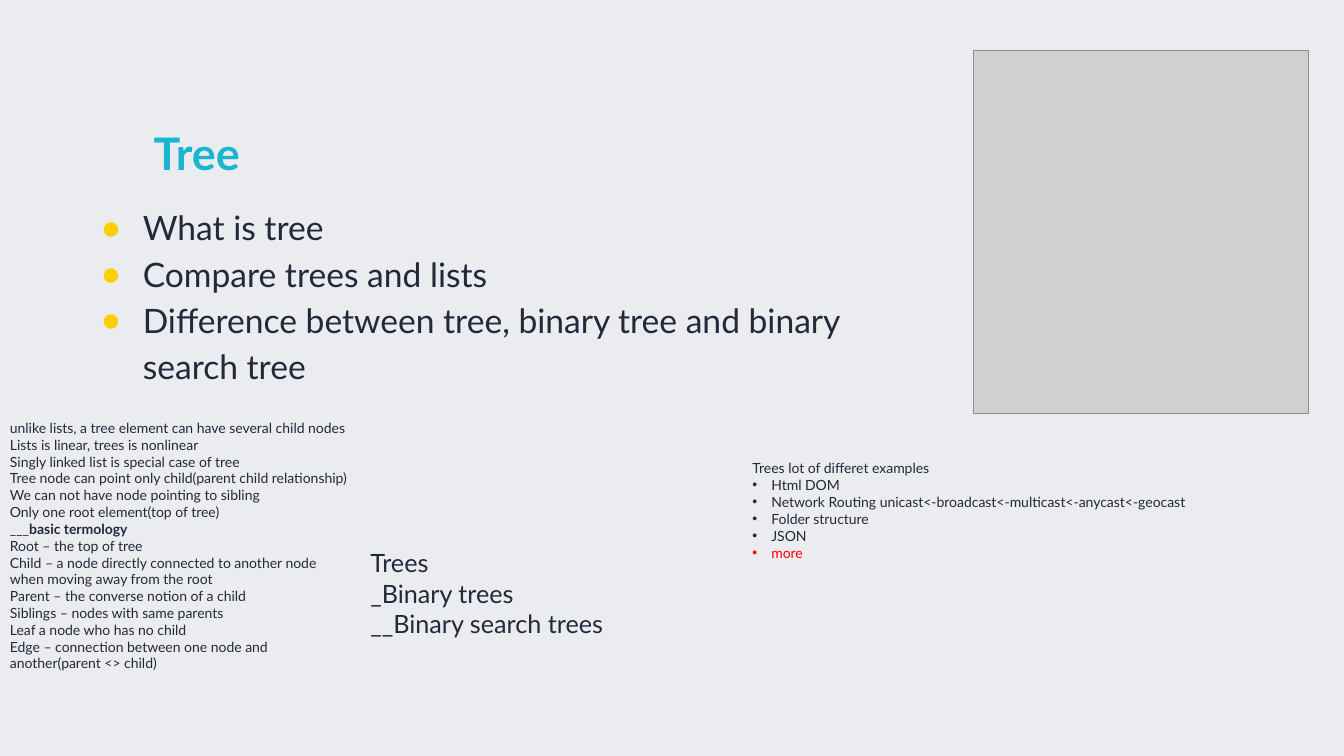
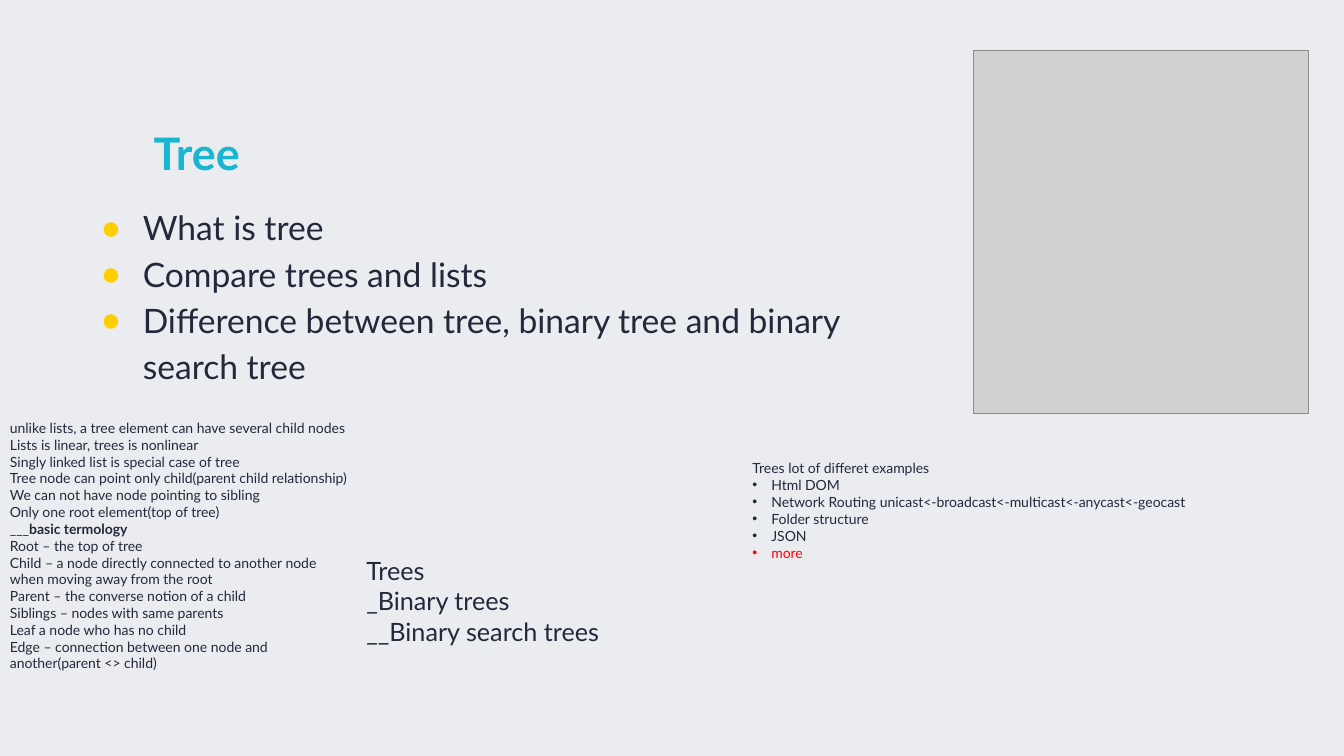
Before and after one commit to TigranVardanyan/Algorithms-and-Data-structures, a slide deck: slide 17 of ds&a.pptx (slide 16 before the commit). Drawn at 1344x756 pixels with LibreOffice and Linux fonts; fonts in the diff are those of the drawing; grey boxes stand for pictures. Boxes give left, top, right and bottom in pixels: in the first picture for what was removed or moved away, otherwise in the second. Text is boxed around its words. In the diff, an @@ line names an element or a change of style, - is before the commit and + after.

```diff
--- a/ds&a.pptx
+++ b/ds&a.pptx
@@ text "Trees": place and size @@
-text "Trees" at bbox=[370, 554, 603, 637]
+text "Trees" at bbox=[366, 562, 599, 645]
```
Also in this commit, not shown: 2 other slides changed, 6 slides added, 5 slides removed, 1 other file.
